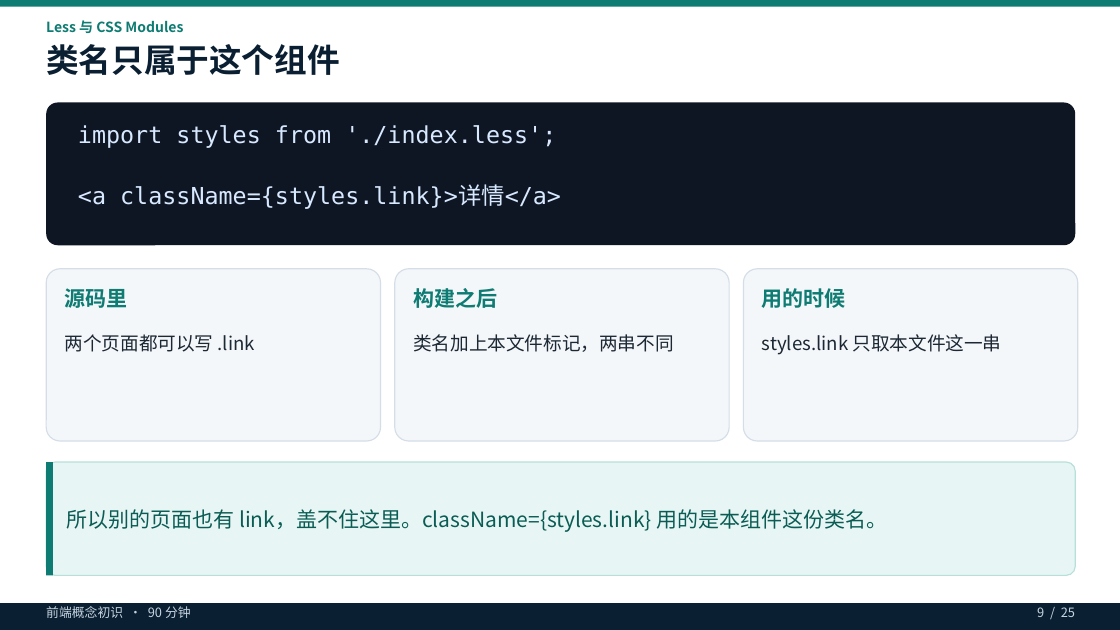
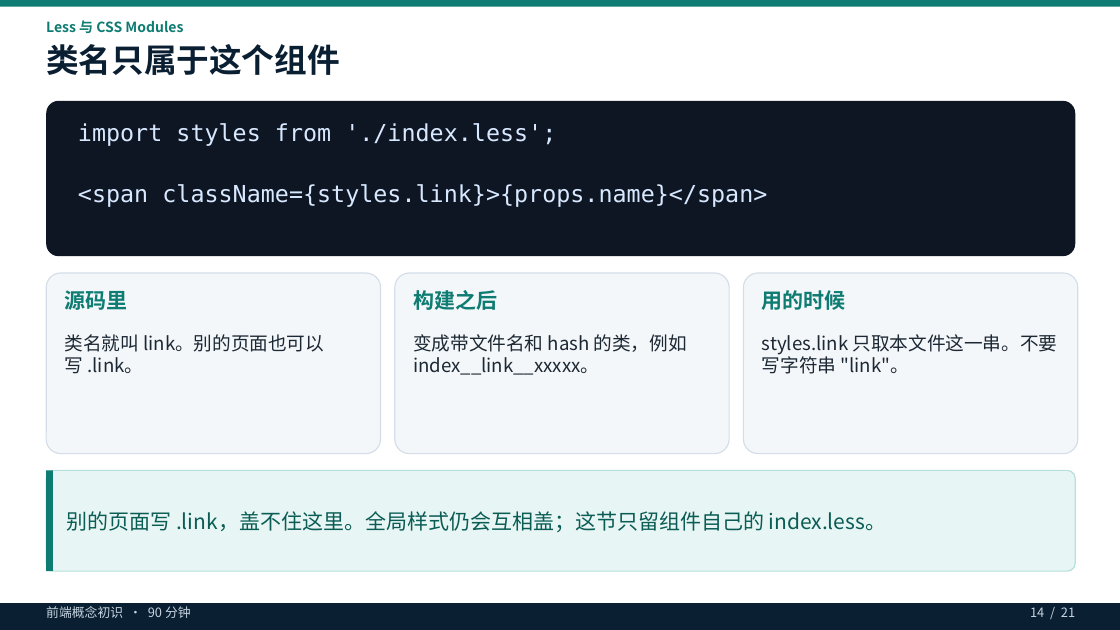
Before and after one commit to shangwanzheng/self-study, a slide deck: slide 14 of 前端概念初识.pptx (slide 7 before the commit). Drawn at 1120x630 pixels with LibreOffice and Linux fonts; fonts in the diff are those of the drawing. Boxes give left, top, right and bottom in pixels: in the first picture for what was removed or moved away, otherwise in the second. Text is boxed around its words. In the diff, an @@ line names an element or a change of style, - is before the commit and + after.

```diff
--- a/前端概念初识.pptx
+++ b/前端概念初识.pptx
@@ rounded rectangle: place and size @@
-rounded rectangle at box(46, 103, 1075, 245)
+rounded rectangle at box(46, 101, 1075, 256)
@@ text at box(78, 184, 767, 207): text changed @@
-<a className={styles.link}>详情</a>
+<span className={styles.link}>{props.name}</span>
@@ rounded rectangle: place and size @@
-rounded rectangle at box(46, 269, 381, 441)
+rounded rectangle at box(46, 273, 381, 454)
@@ rounded rectangle: place and size @@
-rounded rectangle at box(395, 269, 729, 441)
+rounded rectangle at box(395, 273, 729, 454)
@@ rounded rectangle: place and size @@
-rounded rectangle at box(744, 269, 1078, 441)
+rounded rectangle at box(744, 273, 1078, 454)
@@ text at box(65, 334, 324, 374): text changed @@
-两个页面都可以写 .link
+类名就叫 link。别的页面也可以写 .link。
@@ text at box(413, 334, 687, 375): text changed @@
-类名加上本文件标记，两串不同
+变成带文件名和 hash 的类，例如 index__link__xxxxx。
@@ text at box(762, 334, 1058, 374): text changed @@
-styles.link 只取本文件这一串
+styles.link 只取本文件这一串。不要写字符串 "link"。
@@ rounded rectangle: place and size @@
-rounded rectangle at box(46, 462, 1075, 576)
+rounded rectangle at box(46, 471, 1075, 571)
@@ rectangle: place and size @@
-rectangle at box(46, 462, 53, 576)
+rectangle at box(46, 471, 53, 571)
@@ text at box(66, 511, 886, 532): text changed @@
-所以别的页面也有 link，盖不住这里。className={styles.link} 用的是本组件这份类名。
+别的页面写 .link，盖不住这里。全局样式仍会互相盖；这节只留组件自己的 index.less。
@@ text at box(1030, 607, 1075, 617): text changed @@
-9 / 25
+14 / 21
```
Also in this commit, not shown: 11 other slides changed, 9 slides added, 11 slides removed, 59 other files.
